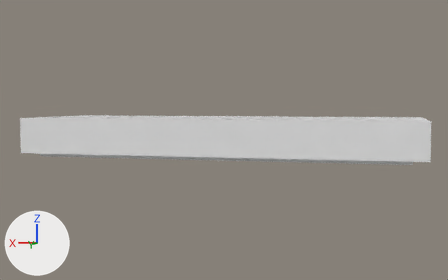
One commit to the Blender file design/keyboard.blend: the scene before it, then after it.
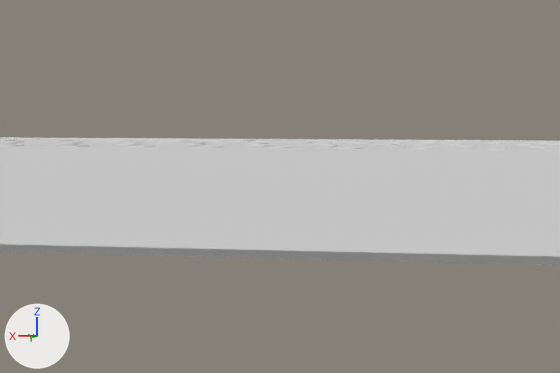
The first picture shows the older version from a camera (50 mm lens) standing at (-101.0, 449.0, 19.0) and looking at (27.0, -70.0, -14.0). The close-ups show both versions on the part from 33% to 80% of the width and 23% to 73% of the height of that picture; other places that the commit changed are outside them. Lighting does not change. The marker at lower left points along +X, +Y and +Z.

Before the edit, the objects in view are built like this:
```python
me_part2 = bpy.data.meshes.new('Part2')
me_part2.from_pydata(...)  # 709 vertices, 1168 faces; spans x -61.5..57.3, y -59.2..40.3, z -17.9..6.7
me_plane = bpy.data.meshes.new('Plane')
me_plane.from_pydata(...)  # 216 vertices, 20 faces, 13 loose edges; spans x -133.9..9.8, y -59.2..40.3, z -21.9..-17.9
me_plane_002 = bpy.data.meshes.new('Plane.002')
me_plane_002.from_pydata(...)  # 178 vertices, 21 faces, 4 loose edges; spans x 9.8..153.6, y -59.2..40.3, z -21.9..-17.9
ob_bottom_plate = bpy.data.objects.new('Bottom plate', me_plane)
ob_bottom_plate.location = (0.0, 0.0, 0.0)
ob_bottom_plate_001 = bpy.data.objects.new('Bottom plate.001', me_plane_002)
ob_bottom_plate_001.location = (0.0, 0.0, 0.0)
ob_part2 = bpy.data.objects.new('Part2', me_part2)
ob_part2.location = (0.0, 0.0, 0.0)
# also in view: 'Part1' at (-87.0, -9.0, -6.0); 'Part3' at (96.0, -9.0, -6.0)
```
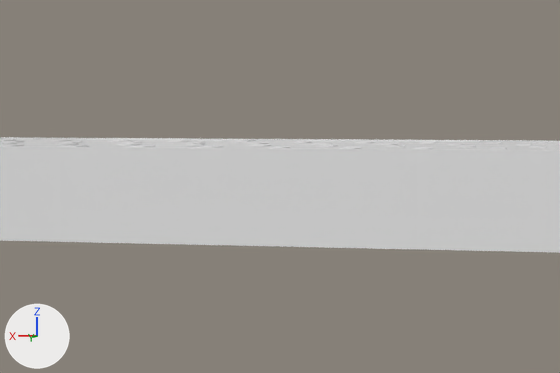
What differs and where, as boxes [x1, y1, x2, y2] in the close-ups (560 x 373 px):
'Bottom plate', hidden
    before: [164, 244, 560, 265]
'Bottom plate.001', hidden
    before: [0, 241, 174, 256]

What changed in the scene script:
```text
Change ob_bottom_plate_001:
    add ob_bottom_plate_001.hide_viewport = True
Change ob_bottom_plate:
    add ob_bottom_plate.hide_viewport = True
```
